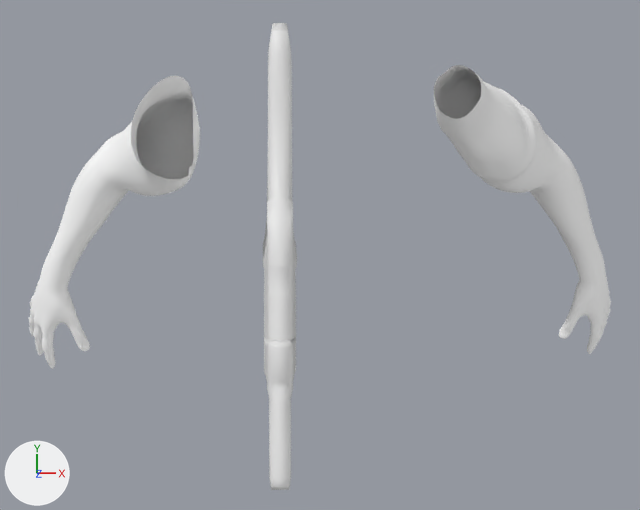
An edit to the Blender file Assets/Models/Weapons/Shotgun/Human7Shotgun.blend, drawn before and after from the same camera.
Before and after are seen from a 50 mm camera at (-0.19, 0.51, 14.88) aimed at (0.81, 0.36, -1.67). Every picture has the same lights, and +X, +Y and +Z are marked at lower left.

Names of what the first picture shows: 'HumanModel:Body', 'Shotgun'.
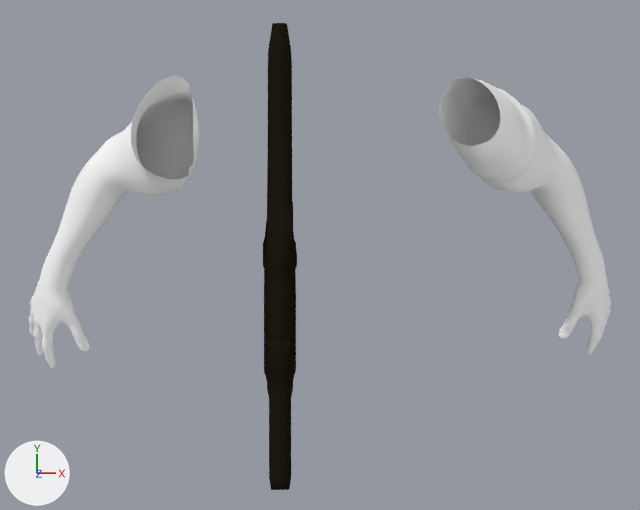
What the commit changed:
Material 'BLACK' (mat_black) is new.
Its base color is (0.0122, 0.0102, 0.00592) (black #1d1a12).
me_humanmodel_body is used by ob_humanmodel_body; location (0.87, 2.03, -11.62); rotation (-0.000684, 0.00283, 0.00949), in degrees (0, 0.2, 0.5).
me_humanmodel_body had 4310 vertices, 4271 faces, 10 loose edges and spanned x -5.6..5.57, y -3.74..0.93, z 4.09..15.84.
me_humanmodel_body now has 4250 vertices, 4211 faces, 10 loose edges and spans x -5.6..5.57, y -3.74..0.93, z 4.09..14.86.
Part 1, on me_humanmodel_body:
60 vertices are removed from x 0.97..1.83, y -0.14..0.77, z 14.84..15.84.
60 faces are deleted.
me_plane_003 has 866 vertices, 754 faces and spans x -36.8..29.8, y -1.0..22.4, z 0.0..2.4.
me_plane_003 now uses material mat_black (black #1d1a12).

Location of each change, [x1, y1, x2, y2] in pixels of the pictures (640 x 510 px):
'HumanModel:Body', reshaped: before [29, 65, 611, 369]; after [29, 76, 611, 369]
'Shotgun', recoloured (white to black): [263, 23, 297, 490] in both
part 1 of me_humanmodel_body, deleted: before [434, 65, 502, 147]
